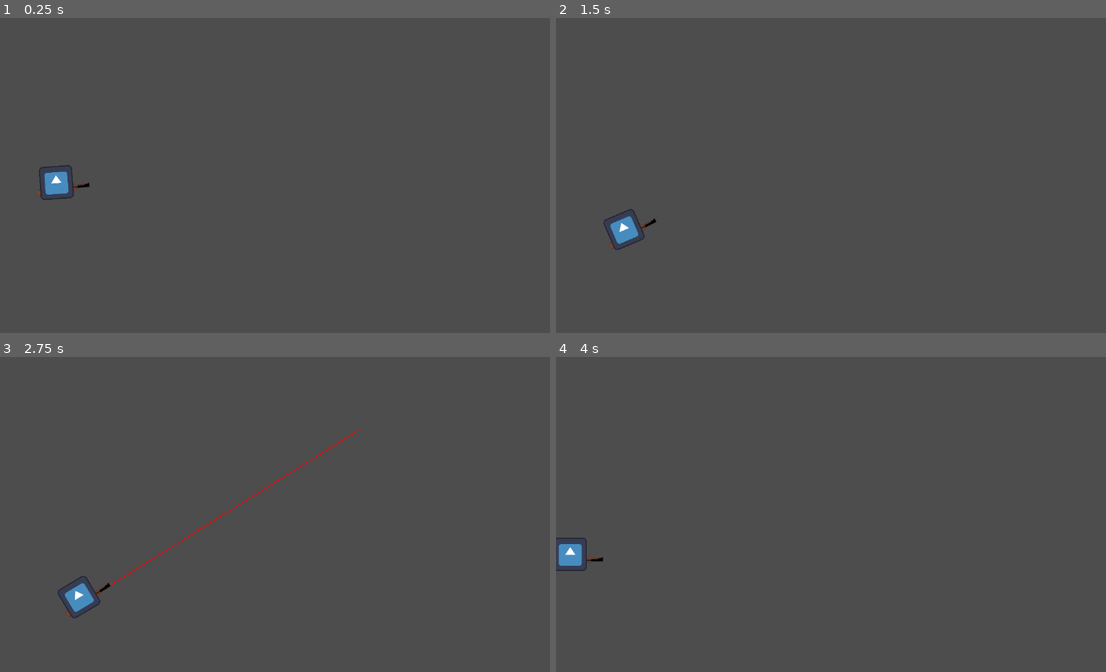
Above: before the commit, frames 1-4 (two rows, left to right).
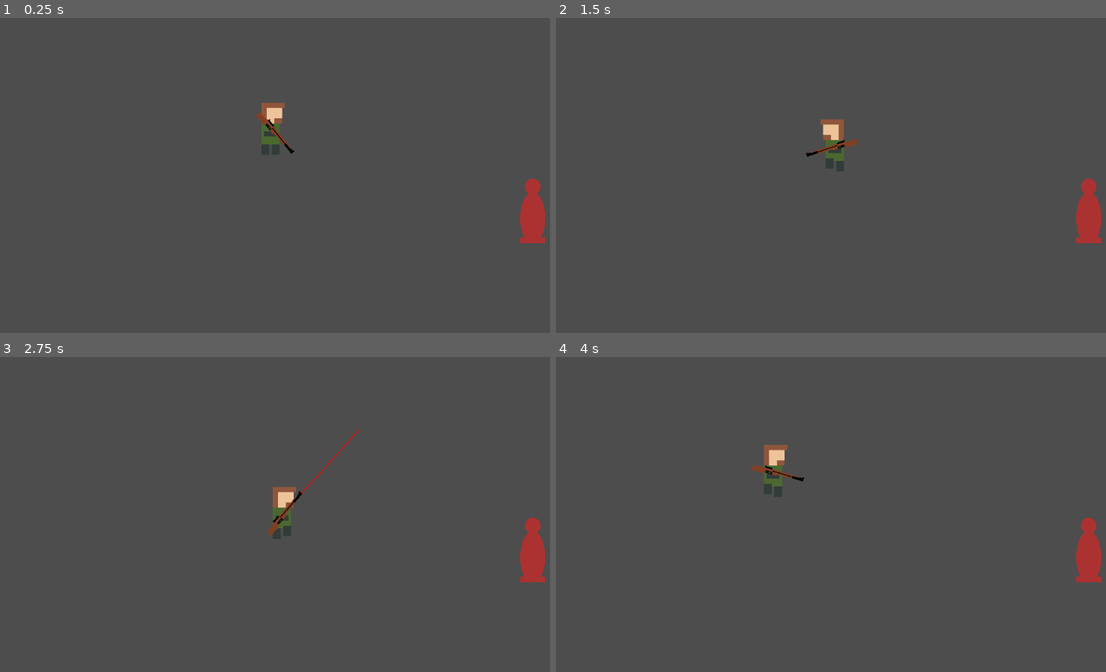
Above: after the commit, the same moments.

Repository: vikkio88/negghia
Game: Godot game, scene res://scenes/levels/test_area.tscn
Two runs of this game, one before a commit and one after it. Both use one fixed random seed, a clock stepped at 60 frames per second and the inputs below. Before the commit the project starts from res://scenes/actors/player.tscn. The engine's default icon, where the game draws it, is replaced by a stand-in: a white triangle on a blue panel in a dark square.
Inputs (mouse positions are in pixels of both pictures, inside the frame that each line leads up to):
- Up to frame 1 (0.25 s): no input
- Up to frame 2 (1.5 s): move the mouse to (985, 147) at 0.52 s; hold Right (right) 0.53-1.28 s; hold Right mouse button (aim) 0.53-1.28 s; tap Shift (sprint) at 0.8, 1.35 s; move the mouse to (737, 181) at 1.27 s; hold Down (down) from 1.28 s (still down)
- Up to frame 3 (2.75 s): click (181, 520) at 1.55 s; move the mouse to (357, 429) at 2.02 s; release Down (down) at 2.03 s; hold Right (right) from 2.03 s (still down); hold Right mouse button (aim) from 2.03 s (still down); click (357, 429) at 2.1 s
- Up to frame 4 (4 s): move the mouse to (825, 571) at 2.77 s; release Right (right) at 2.78 s; release Right mouse button (aim) at 2.78 s; hold Up (up) 2.78-3.53 s; right-click (825, 571) at 2.85 s; tap Shift (sprint) at 3.05 s; move the mouse to (1034, 555) at 3.52 s; hold Left (left) from 3.53 s (still down); hold Shift (sprint) from 3.53 s (still down); click (1034, 555) at 3.8 s

The runs differ from the first frame. In frame 1, 1.8% of the frame differs, in the area x 6-100%, y 26-72%; in frame 2, 1.8%; in frame 3, 2.0%, in the area x 10-100%, y 23-83%; in frame 4, 1.8%.

Commit message:
- first tests of bullets and dummy for shoot training

Diff:
--- a/project.godot
+++ b/project.godot
@@ -11,7 +11,7 @@
 [application]
 
 config/name="negghia"
-run/main_scene="res://scenes/actors/player.tscn"
+run/main_scene="res://scenes/levels/test_area.tscn"
 config/features=PackedStringArray("4.0", "Forward Plus")
 config/icon="res://icon.svg"
 
@@ -51,7 +51,23 @@
 "events": [Object(InputEventMouseButton,"resource_local_to_scene":false,"resource_name":"","device":-1,"window_id":0,"a …(236 unchanged characters)…
 ]
 }
+shoot={
+"deadzone": 0.5,
+"events": [Object(InputEventMouseButton,"resource_local_to_scene":false,"resource_name":"","device":-1,"window_id":0,"alt_pressed":false,"shift_pressed":false,"ctrl_pressed":false,"meta_pressed":false,"button_mask":0,"position":Vector2(0, 0),"global_position":Vector2(0, 0),"factor":1.0,"button_index":1,"pressed":false,"double_click":false,"script":null)
+]
+}
+
+[layer_names]
+
+2d_physics/layer_1="player"
+2d_physics/layer_2="enemies"
+2d_physics/layer_3="environment"
+2d_physics/layer_4="bullet"
 
 [physics]
 
 2d/default_gravity_vector=Vector2(0, 0)
+
+[rendering]
+
+textures/canvas_textures/default_texture_filter=0
--- /dev/null
+++ b/scenes/actors/dummy.tscn
@@ -0,0 +1,24 @@
+[gd_scene load_steps=4 format=3 uid="uid://dswcvvcek57fr"]
+
+[ext_resource type="Texture2D" uid="uid://dgq1aib4pd0af" path="res://assets/dummy.png" id="1_x2nwe"]
+
+[sub_resource type="CapsuleShape2D" id="CapsuleShape2D_c4tic"]
+radius = 24.0
+height = 96.0
+
+[sub_resource type="CapsuleShape2D" id="CapsuleShape2D_xrsdn"]
+radius = 16.0
+height = 32.0
+
+[node name="dummy" type="RigidBody2D"]
+
+[node name="sprite" type="Sprite2D" parent="."]
+texture = ExtResource("1_x2nwe")
+
+[node name="body" type="CollisionShape2D" parent="."]
+position = Vector2(1, 16)
+shape = SubResource("CapsuleShape2D_c4tic")
+
+[node name="head" type="CollisionShape2D" parent="."]
+position = Vector2(0, -45)
+shape = SubResource("CapsuleShape2D_xrsdn")
--- /dev/null
+++ b/scenes/actors/hand.gd
@@ -0,0 +1,11 @@
+extends Node2D
+
+@onready var gun: Node2D = null
+
+func _ready() -> void:
+	gun = $rifle
+
+
+func shoot() -> void:
+	if gun != null:
+		gun.shoot()
--- a/scenes/actors/player.gd
+++ b/scenes/actors/player.gd
@@ -2,7 +2,8 @@
 
 const MIN_AIM_DISTANCE: float = 100.0
 
-@onready var Hand: Node2D = $hand/aimcast
+@onready var Hand: Node2D = $hand
+@onready var Anims: AnimationPlayer = $animations
 
 
 @export var _speed:float = 100.0
@@ -11,6 +12,10 @@
 
 var _is_sprinting = false
 var _is_aiming = false
+
+func _ready() -> void:
+	Anims.play("idle_right")
+	velocity = Vector2.ZERO
 
 func _physics_process(delta: float) -> void:
 	reset_conditions()
@@ -27,18 +32,29 @@
 		var direction = Vector2(direction_x, direction_y)
 		velocity = direction.normalized() * get_speed()
 
+	if velocity == Vector2.ZERO:
+		Anims.play("idle_right" if not _is_aiming else "still")
 	else:
-		velocity.x = move_toward(velocity.x, 0, get_speed())
-		velocity.y = move_toward(velocity.y, 0, get_speed())
+		Anims.play("walk_right", -1, get_walking_speed())
+
+	if not _is_sprinting and Input.is_action_just_released("shoot") and can_aim():
+		Hand.shoot()
+
 
 	move_and_slide()
-	if global_position.distance_to(get_aimed_point()) > MIN_AIM_DISTANCE:
-		look_at(get_aimed_point())
+	adjust_orientation()
+
+func adjust_orientation() -> void:
+	if get_aimed_point().x < global_position.x:
+		$body.set_flip_h(true)
+	else:
+		$body.set_flip_h(false)
 
 func get_aimed_point()-> Vector2:
 	return get_global_mouse_position()
 
 func reset_conditions()->void:
+	velocity = Vector2.ZERO
 	_is_sprinting = false
 	_is_aiming = false
 	$hand/rifle.set_aim(false)
@@ -48,10 +64,18 @@
 	return global_position.distance_to(get_aimed_point()) > MIN_AIM_DISTANCE
 
 func aim()->void:
-	_speed_malus = .3
+	_speed_malus = .15
 	_is_aiming = true
 	$hand/rifle.set_aim(true)
 
 
 func get_speed()-> float:
 	return (_speed * (1 if not _is_sprinting else 2.8)) *  _speed_malus
+
+func get_walking_speed() -> float:
+	if _is_sprinting:
+		return 1.5
+	elif _is_aiming:
+		return .5
+
+	return 1.0
--- a/scenes/actors/player.tscn
+++ b/scenes/actors/player.tscn
@@ -1,11 +1,101 @@
-[gd_scene load_steps=5 format=3 uid="uid://bsqv7hl8eu5hm"]
+[gd_scene load_steps=12 format=3 uid="uid://bsqv7hl8eu5hm"]
 
 [ext_resource type="Script" path="res://scenes/actors/player.gd" id="1_i1438"]
-[ext_resource type="Texture2D" uid="uid://blxmwr4rq2n6j" path="res://icon.svg" id="2_6i5qd"]
+[ext_resource type="Texture2D" uid="uid://b0cmpc34lktjp" path="res://assets/testnegghia.png" id="2_8dboy"]
 [ext_resource type="PackedScene" uid="uid://dfgt0l21jn7nd" path="res://scenes/items/weapons/rifle.tscn" id="3_7f27a"]
+[ext_resource type="Script" path="res://scenes/actors/hand.gd" id="3_hthc7"]
 
 [sub_resource type="RectangleShape2D" id="RectangleShape2D_eymji"]
-size = Vector2(131, 129)
+size = Vector2(72, 200)
+
+[sub_resource type="Animation" id="Animation_mxuuk"]
+length = 0.001
+tracks/0/type = "value"
+tracks/0/imported = false
+tracks/0/enabled = true
+tracks/0/path = NodePath("body:frame")
+tracks/0/interp = 1
+tracks/0/loop_wrap = true
+tracks/0/keys = {
+"times": PackedFloat32Array(0),
+"transitions": PackedFloat32Array(1),
+"update": 1,
+"values": [0]
+}
+
+[sub_resource type="Animation" id="Animation_wqtsb"]
+resource_name = "idle_left"
+loop_mode = 1
+tracks/0/type = "value"
+tracks/0/imported = false
+tracks/0/enabled = true
+tracks/0/path = NodePath("body:frame")
+tracks/0/interp = 1
+tracks/0/loop_wrap = true
+tracks/0/keys = {
+"times": PackedFloat32Array(0, 0.3, 0.6),
+"transitions": PackedFloat32Array(1, 1, 1),
+"update": 1,
+"values": [4, 5, 8]
+}
+
+[sub_resource type="Animation" id="Animation_ieqg6"]
+resource_name = "idle_right"
+length = 2.0
+loop_mode = 1
+tracks/0/type = "value"
+tracks/0/imported = false
+tracks/0/enabled = true
+tracks/0/path = NodePath("body:frame")
+tracks/0/interp = 1
+tracks/0/loop_wrap = true
+tracks/0/keys = {
+"times": PackedFloat32Array(0, 0.4, 0.9, 1.6),
+"transitions": PackedFloat32Array(1, 1, 1, 1),
+"update": 1,
+"values": [0, 3, 8, 8]
+}
+
+[sub_resource type="Animation" id="Animation_cye83"]
+resource_name = "still"
+tracks/0/type = "value"
+tracks/0/imported = false
+tracks/0/enabled = true
+tracks/0/path = NodePath("body:frame")
+tracks/0/interp = 1
+tracks/0/loop_wrap = true
+tracks/0/keys = {
+"times": PackedFloat32Array(0),
+"transitions": PackedFloat32Array(1),
+"update": 1,
+"values": [0]
+}
+
+[sub_resource type="Animation" id="Animation_eo1vn"]
+resource_name = "walk_right"
+length = 0.5
+loop_mode = 1
+tracks/0/type = "value"
+tracks/0/imported = false
+tracks/0/enabled = true
+tracks/0/path = NodePath("body:frame")
+tracks/0/interp = 1
+tracks/0/loop_wrap = true
+tracks/0/keys = {
+"times": PackedFloat32Array(0, 0.2, 0.4),
+"transitions": PackedFloat32Array(1, 1, 1),
+"update": 1,
+"values": [1, 0, 2]
+}
+
+[sub_resource type="AnimationLibrary" id="AnimationLibrary_3oi42"]
+_data = {
+"RESET": SubResource("Animation_mxuuk"),
+"idle_left": SubResource("Animation_wqtsb"),
+"idle_right": SubResource("Animation_ieqg6"),
+"still": SubResource("Animation_cye83"),
+"walk_right": SubResource("Animation_eo1vn")
+}
 
 [node name="player" type="CharacterBody2D"]
 position = Vector2(64, 65)
@@ -13,16 +103,25 @@
 script = ExtResource("1_i1438")
 
 [node name="body" type="Sprite2D" parent="."]
-texture = ExtResource("2_6i5qd")
+scale = Vector2(10, 10)
+texture = ExtResource("2_8dboy")
+hframes = 3
+vframes = 3
 
 [node name="collider" type="CollisionShape2D" parent="."]
-position = Vector2(0.5, -0.5)
+position = Vector2(-4, 20)
 shape = SubResource("RectangleShape2D_eymji")
 
 [node name="hand" type="Node2D" parent="."]
-position = Vector2(34, 20)
-z_index = -1
+position = Vector2(0, 30)
+script = ExtResource("3_hthc7")
 
 [node name="rifle" parent="hand" instance=ExtResource("3_7f27a")]
-position = Vector2(-4, 8)
+position = Vector2(4, 2)
 scale = Vector2(3, 3)
+
+[node name="animations" type="AnimationPlayer" parent="."]
+reset_on_save = false
+libraries = {
+"": SubResource("AnimationLibrary_3oi42")
+}
--- /dev/null
+++ b/scenes/items/bullet.gd
@@ -0,0 +1,30 @@
+extends RigidBody2D
+
+var _starting_point: Vector2
+
+const MAX_DISTANCE:float = 2000
+const DEVIATION_MULTIPLIER = 0.08
+
+
+# Called when the node enters the scene tree for the first time.
+func _ready() -> void:
+	_starting_point = transform.origin
+
+func shoot(speed: float, precision: bool) -> void:
+	look_at(get_global_mouse_position())
+	var deviation = 0
+	if not precision:
+		var deviation_angle = PI * DEVIATION_MULTIPLIER
+		deviation = randf_range(-deviation_angle, deviation_angle)
+	apply_impulse(Vector2(speed, 0).rotated(rotation + deviation))
+
+
+
+func _physics_process(delta: float) -> void:
+	if transform.origin.distance_to(_starting_point) > MAX_DISTANCE:
+		print("BULLET OUT OF BOUNDS")
+		queue_free()
+
+func _on_area_body_entered(body: Node2D) -> void:
+	print("hit something")
+	queue_free()
--- /dev/null
+++ b/scenes/items/bullet.tscn
@@ -0,0 +1,35 @@
+[gd_scene load_steps=4 format=3 uid="uid://b6guq8oqflrh5"]
+
+[ext_resource type="Texture2D" uid="uid://dlij736whkmq6" path="res://assets/bullet.png" id="1_h46oj"]
+[ext_resource type="Script" path="res://scenes/items/bullet.gd" id="2_dbxli"]
+
+[sub_resource type="CapsuleShape2D" id="CapsuleShape2D_0og48"]
+radius = 3.33333
+height = 13.3333
+
+[node name="bullet" type="RigidBody2D"]
+rotation = -1.5708
+scale = Vector2(0.3, 0.3)
+collision_layer = 8
+collision_mask = 7
+mass = 0.1
+script = ExtResource("2_dbxli")
+
+[node name="area" type="Area2D" parent="."]
+collision_layer = 0
+collision_mask = 7
+
+[node name="collider" type="CollisionShape2D" parent="area"]
+rotation = -1.5708
+shape = SubResource("CapsuleShape2D_0og48")
+
+[node name="sprite" type="Sprite2D" parent="."]
+rotation = 1.5708
+scale = Vector2(0.3, 0.3)
+texture = ExtResource("1_h46oj")
+
+[node name="collider" type="CollisionShape2D" parent="."]
+rotation = -1.5708
+shape = SubResource("CapsuleShape2D_0og48")
+
+[connection signal="body_entered" from="area" to="." method="_on_area_body_entered"]
--- a/scenes/items/weapons/rifle.gd
+++ b/scenes/items/weapons/rifle.gd
@@ -1,10 +1,15 @@
 extends Node2D
 
 const OPERATIONAL_DISTANCE: float = 80.0
+const RIFLE_BULLET_SPEED: float = 1500.0
 
-@onready var Line: Line2D = $sprite/aimline
-@onready var Ray: RayCast2D = $sprite/aimcast
-@onready var Muzzle: Node2D = $muzzle
+@onready var Line: Line2D = $sprite/muzzle/aimline
+@onready var Ray: RayCast2D = $sprite/muzzle/aimline/aimcast
+@onready var Muzzle: Node2D = $sprite/muzzle
+@onready var Sprite: Sprite2D = $sprite
+
+@onready var bullet = preload("res://scenes/items/bullet.tscn")
+
 
 var _is_aiming: bool = false
 
@@ -17,8 +22,18 @@
 	Ray.global_position = global_position
 	Line.global_position = global_position
 	var aimed_point = get_global_mouse_position()
+	gun_orientation(aimed_point)
+
+
+func gun_orientation(aimed_point: Vector2) -> void:
 	Ray.look_at(aimed_point)
 	look_at(aimed_point)
+	if aimed_point.x < global_position.x:
+		Sprite.set_flip_v(true)
+		Muzzle.transform.origin.y = 2
+	else:
+		Sprite.set_flip_v(false)
+		Muzzle.transform.origin.y = -2
 
 	if _is_aiming:
 		aim()
@@ -26,3 +41,9 @@
 func aim() -> void:
 	Line.add_point(to_local(Muzzle.global_position))
 	Line.add_point(get_local_mouse_position())
+
+func shoot() ->void:
+	var b: Node2D = bullet.instantiate()
+	b.global_position = Muzzle.global_position
+	get_tree().get_root().add_child(b)
+	b.shoot(RIFLE_BULLET_SPEED, _is_aiming)
--- a/scenes/items/weapons/rifle.tscn
+++ b/scenes/items/weapons/rifle.tscn
@@ -1,33 +1,25 @@
-[gd_scene load_steps=4 format=3 uid="uid://dfgt0l21jn7nd"]
+[gd_scene load_steps=3 format=3 uid="uid://dfgt0l21jn7nd"]
 
 [ext_resource type="Script" path="res://scenes/items/weapons/rifle.gd" id="1_44ssp"]
 [ext_resource type="Texture2D" uid="uid://b2vlirb3dn6hi" path="res://assets/m1garand.png" id="1_v1npo"]
 
-[sub_resource type="RectangleShape2D" id="RectangleShape2D_3njhb"]
-size = Vector2(67, 10)
-
 [node name="rifle" type="Node2D"]
 script = ExtResource("1_44ssp")
 
-[node name="body" type="RigidBody2D" parent="."]
-
-[node name="collision" type="CollisionShape2D" parent="body"]
-position = Vector2(-2, 0)
-shape = SubResource("RectangleShape2D_3njhb")
-
 [node name="sprite" type="Sprite2D" parent="."]
-position = Vector2(0, 1)
+position = Vector2(5, 0)
 texture = ExtResource("1_v1npo")
 
-[node name="aimcast" type="RayCast2D" parent="sprite"]
-position = Vector2(31, -2)
-rotation = -1.5708
-target_position = Vector2(0, 200)
+[node name="muzzle" type="Node2D" parent="sprite"]
+position = Vector2(32, -2)
 
-[node name="aimline" type="Line2D" parent="sprite"]
+[node name="aimline" type="Line2D" parent="sprite/muzzle"]
+position = Vector2(-32, 0)
 points = PackedVector2Array(31, -2, 56.3243, -2, 230, -2)
 width = 1.0
 default_color = Color(1, 0, 0, 1)
 
-[node name="muzzle" type="Node2D" parent="."]
-position = Vector2(32, -1)
+[node name="aimcast" type="RayCast2D" parent="sprite/muzzle/aimline"]
+position = Vector2(31, 0)
+rotation = -1.5708
+target_position = Vector2(200, 0)
--- a/scenes/levels/test_area.tscn
+++ b/scenes/levels/test_area.tscn
@@ -1,14 +1,18 @@
-[gd_scene load_steps=2 format=3 uid="uid://c61yd7lnyhp5q"]
+[gd_scene load_steps=3 format=3 uid="uid://c61yd7lnyhp5q"]
 
 [ext_resource type="PackedScene" uid="uid://bsqv7hl8eu5hm" path="res://scenes/actors/player.tscn" id="1_5q1xi"]
+[ext_resource type="PackedScene" uid="uid://dswcvvcek57fr" path="res://scenes/actors/dummy.tscn" id="2_f870b"]
 
 [node name="TestArea" type="Node2D"]
 
 [node name="player" parent="." instance=ExtResource("1_5q1xi")]
-position = Vector2(75, 73)
+position = Vector2(523, 244)
 
 [node name="pos" type="Label" parent="."]
 offset_left = 1103.0
 offset_top = 4.0
 offset_right = 1143.0
 offset_bottom = 27.0
+
+[node name="dummy" parent="." instance=ExtResource("2_f870b")]
+position = Vector2(1025, 411)
Binary file added: assets/bullet.png
Not shown, added: assets/bullet.png.import
Binary file added: assets/dummy.png
Not shown, added: assets/dummy.png.import
Binary file added: assets/testnegghia.png
Not shown, added: assets/testnegghia.png.import
Not shown, changed: README.md
Not shown, added: docs/screenshots.md
